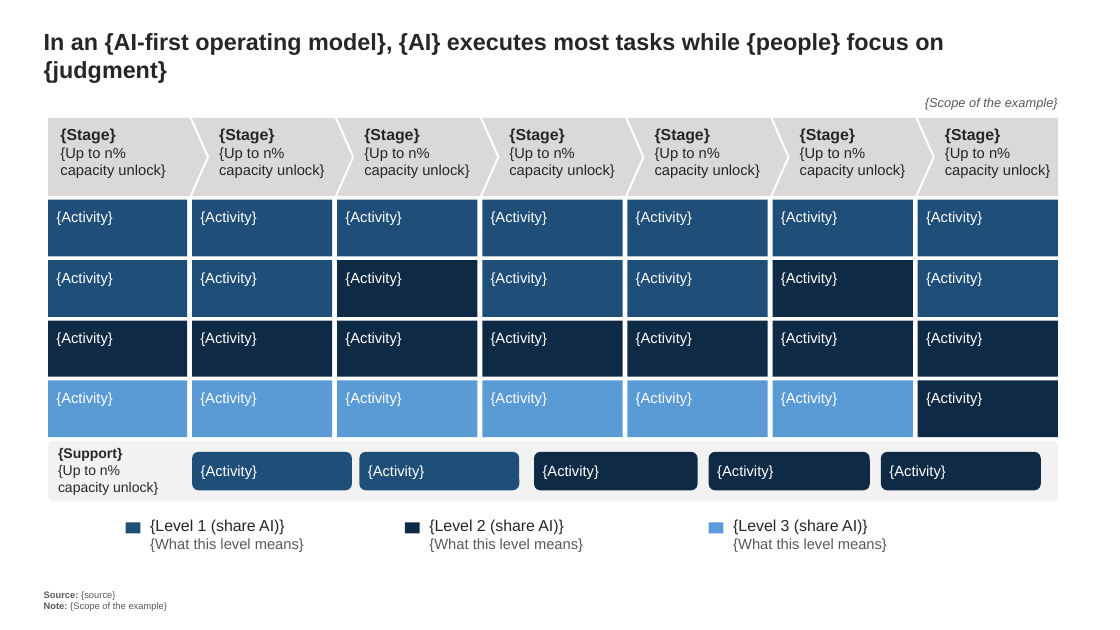
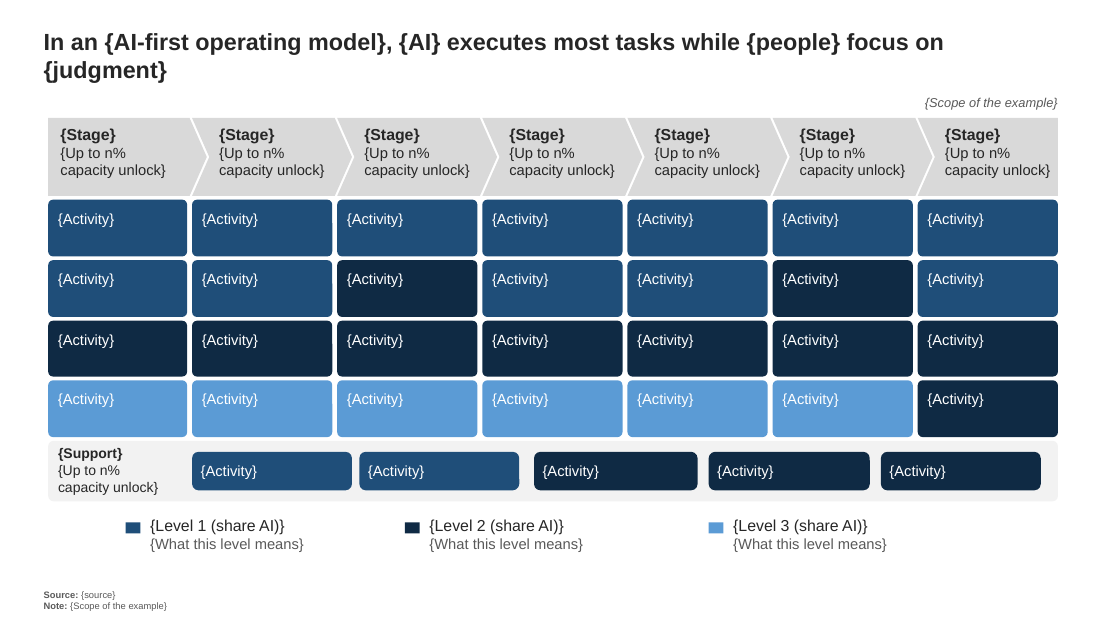
Before and after one commit to hadrien-cordier/sliding, a slide deck: slide 1 of skills/deck/templates/lotE.pptx. Drawn at 1120x630 pixels with LibreOffice and Linux fonts; fonts in the diff are those of the drawing. Boxes give left, top, right and bottom in pixels: in the first picture for what was removed or moved away, otherwise in the second. Text is boxed around its words. In the diff, an @@ line names an element or a change of style, - is before the commit and + after.

```diff
--- a/skills/deck/templates/lotE.pptx
+++ b/skills/deck/templates/lotE.pptx
@@ rectangle to rounded rectangle in 28 elements at (48, 200, 187, 257), (48, 260, 187, 318), (48, 321, 187, 377), (48, 381, 187, 438), (192, 200, 333, 257), (192, 260, 333, 318), (192, 321, 333, 377), (192, 381, 333, 438), (337, 200, 477, 257), (337, 260, 477, 318), (337, 321, 477, 377), (337, 381, 477, 438), (482, 200, 623, 257), (482, 260, 623, 318), (482, 321, 623, 377), (482, 381, 623, 438), (628, 200, 768, 257), (628, 260, 768, 318), (628, 321, 768, 377), (628, 381, 768, 438), (773, 200, 913, 257), (773, 260, 913, 318), (773, 321, 913, 377), (773, 381, 913, 438), (918, 200, 1059, 257), (918, 260, 1059, 318), (918, 321, 1059, 377), (918, 381, 1059, 438) @@
```
Also in this commit, not shown: 1 other slide changed, 14 other files.
